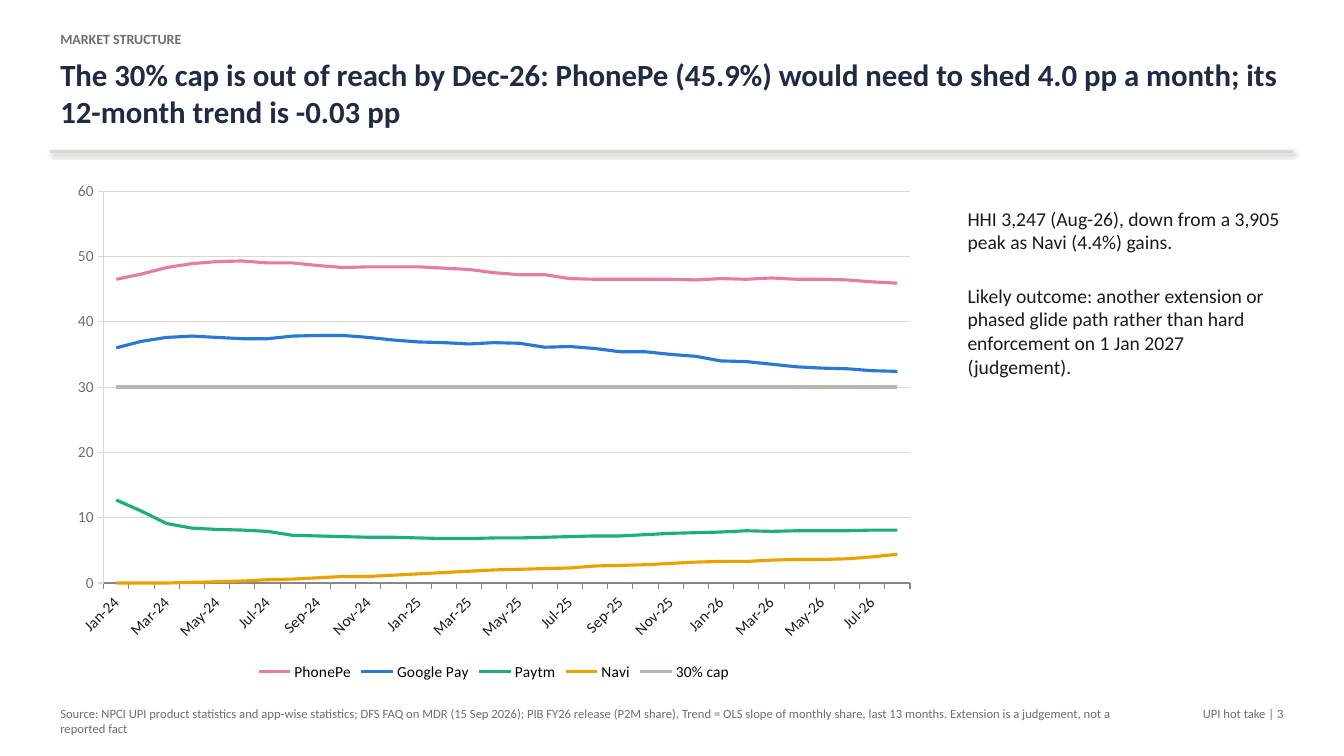
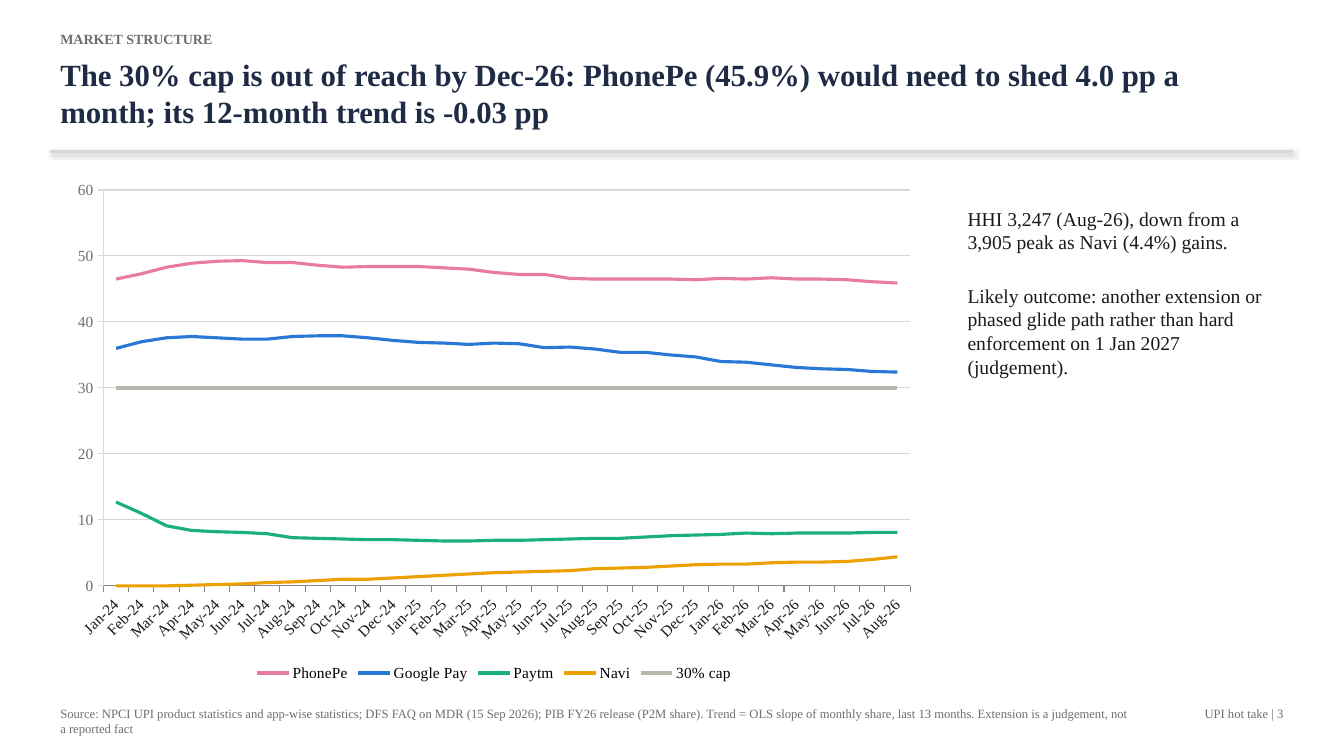
Before and after one commit to DogInfantry/Bank-Profitability, a slide deck: slide 3 of decks/03_UPI_MDR_and_Cap.pptx. Drawn at 1344x756 pixels with LibreOffice and Linux fonts; fonts in the diff are those of the drawing. Boxes give left, top, right and bottom in pixels: in the first picture for what was removed or moved away, otherwise in the second. Text is boxed around its words. In the diff, an @@ line names an element or a change of style, - is before the commit and + after.

```diff
--- a/decks/03_UPI_MDR_and_Cap.pptx
+++ b/decks/03_UPI_MDR_and_Cap.pptx
@@ line chart at bbox=[60, 171, 928, 686] @@
@@ lettering changed @@
@@ font Calibri to Times New Roman in 5 elements at bbox=[60, 35, 212, 44], bbox=[60, 64, 1179, 129], bbox=[60, 709, 1127, 736], bbox=[1205, 709, 1283, 718], bbox=[968, 212, 1261, 379] @@
```
Also in this commit, not shown: 2 other slides changed, 30 other files.
